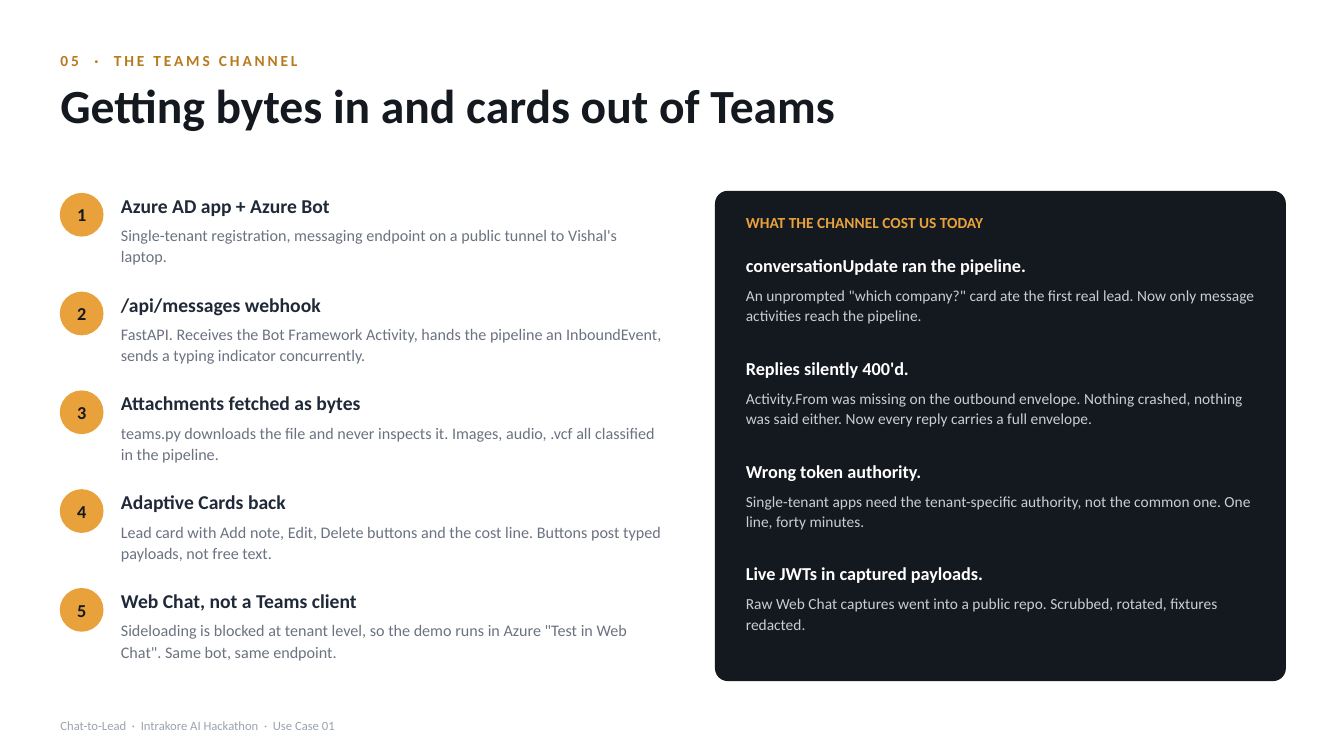
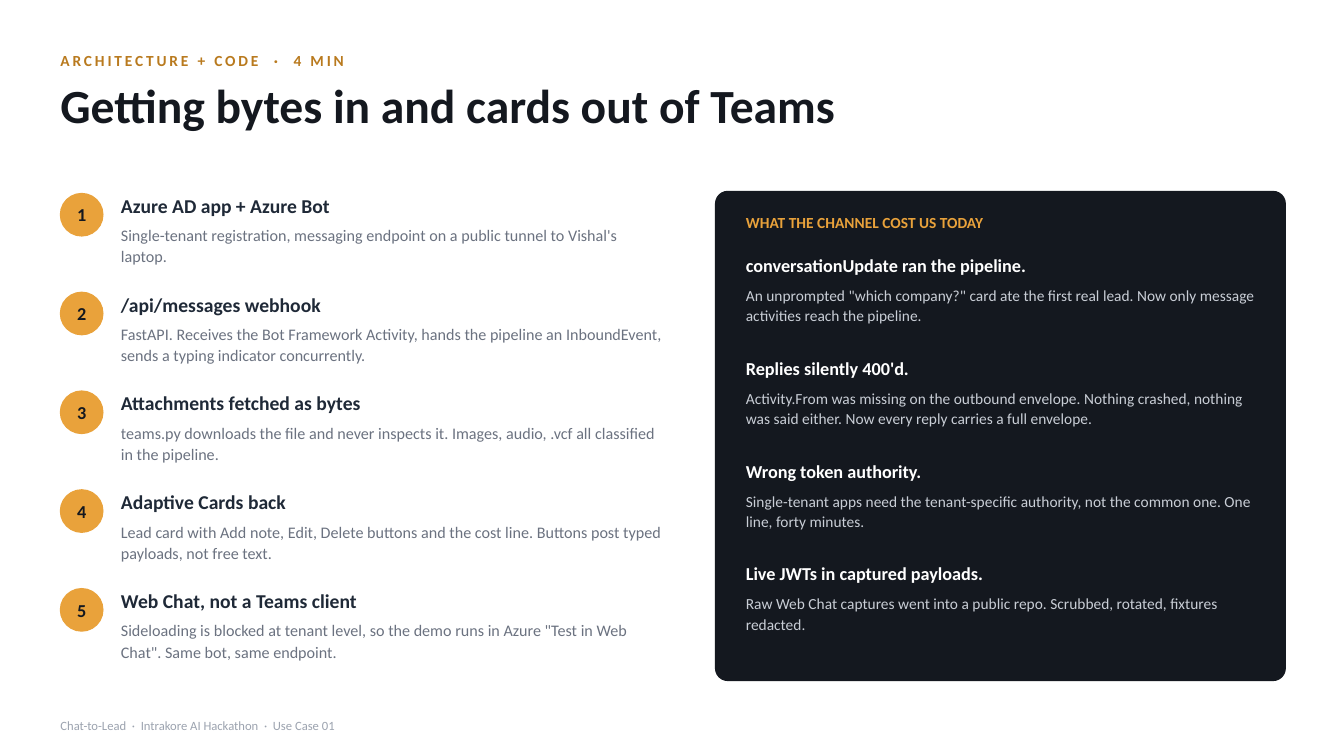
Before and after one commit to Iroh02/kore-agent-kit, a slide deck: slide 7 of chat-to-lead-deck.pptx (slide 6 before the commit). Drawn at 1344x756 pixels with LibreOffice and Linux fonts; fonts in the diff are those of the drawing. Boxes give left, top, right and bottom in pixels: in the first picture for what was removed or moved away, otherwise in the second. Text is boxed around its words. In the diff, an @@ line names an element or a change of style, - is before the commit and + after.

```diff
--- a/chat-to-lead-deck.pptx
+++ b/chat-to-lead-deck.pptx
@@ text at [60, 56, 343, 66]: text changed @@
-05 · THE TEAMS CHANNEL
+ARCHITECTURE + CODE · 4 MIN
```
Also in this commit, not shown: 11 other slides changed.
